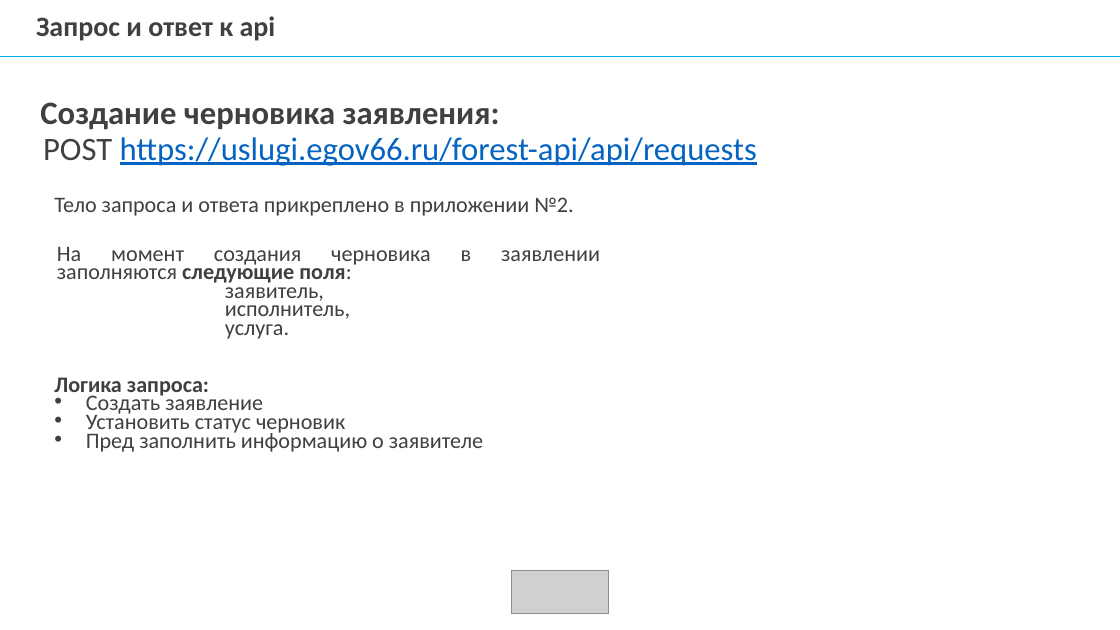
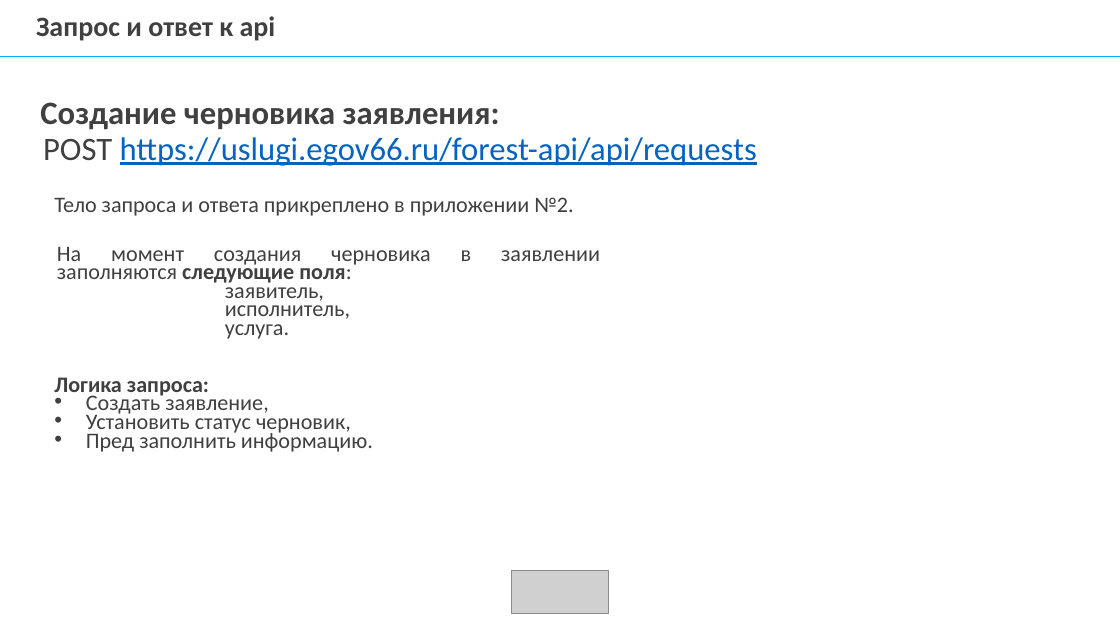
Before and after one commit to mcdodik20008/docs, a slide deck: slide 11 of Презентация диплома.pptx. Drawn at 1120x630 pixels with LibreOffice and Linux fonts; fonts in the diff are those of the drawing; grey boxes stand for pictures; background and template pictures are left out. Boxes give left, top, right and bottom in pixels: in the first picture for what was removed or moved away, otherwise in the second. Text is boxed around its words. In the diff, an @@ line names an element or a change of style, - is before the commit and + after.

```diff
--- a/Презентация диплома.pptx
+++ b/Презентация диплома.pptx
@@ text at (x1=86, y1=395, x2=373, y2=452): text changed; text colour #646464 to #404040 @@
-• Создать заявление
-• Установить статус черновик
-• Пред заполнить информацию о заявителе
+• Создать заявление,
+• Установить статус черновик,
+• Пред заполнить информацию.
```
Also in this commit, not shown: 17 other slides changed, 1 other file.
